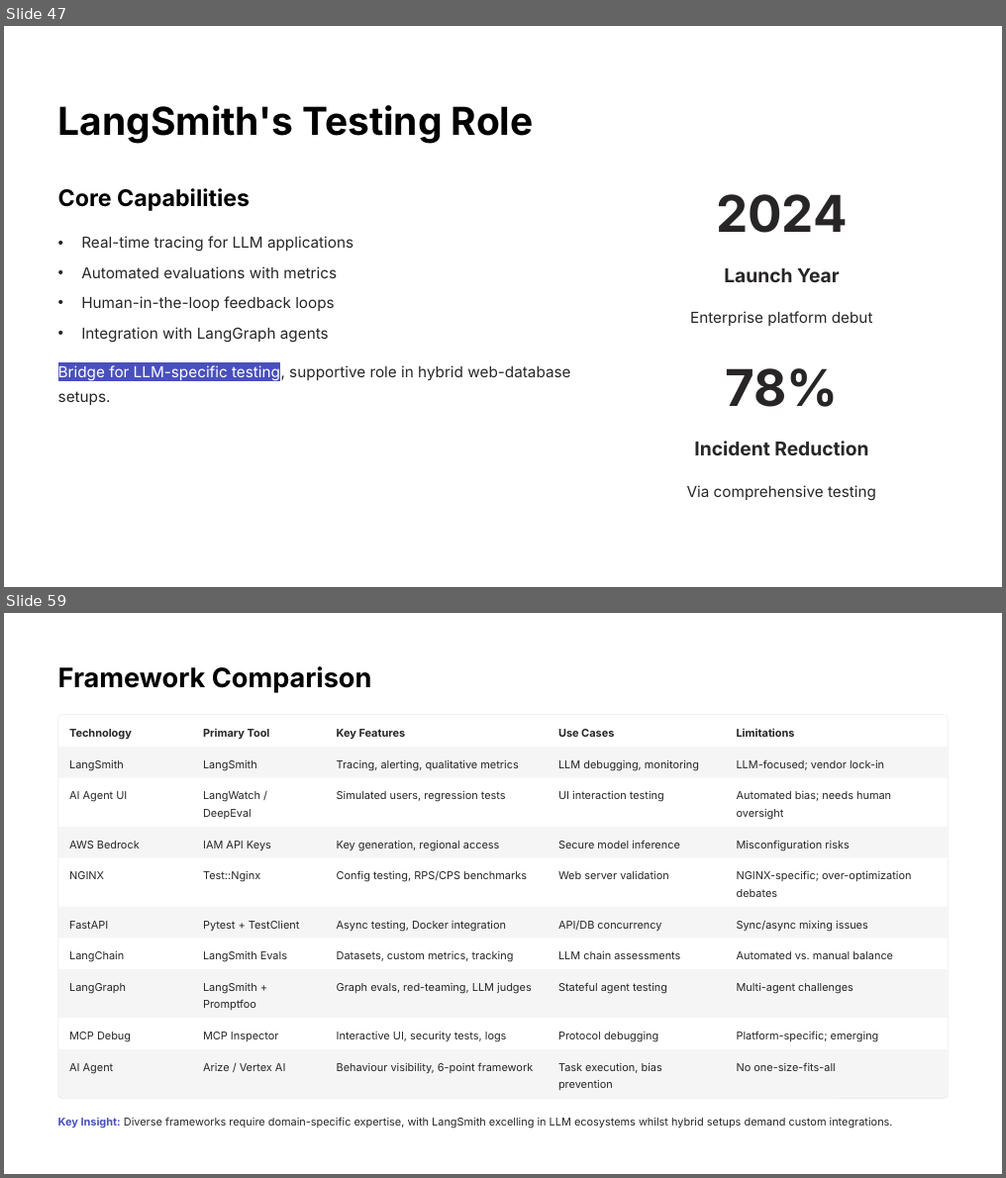
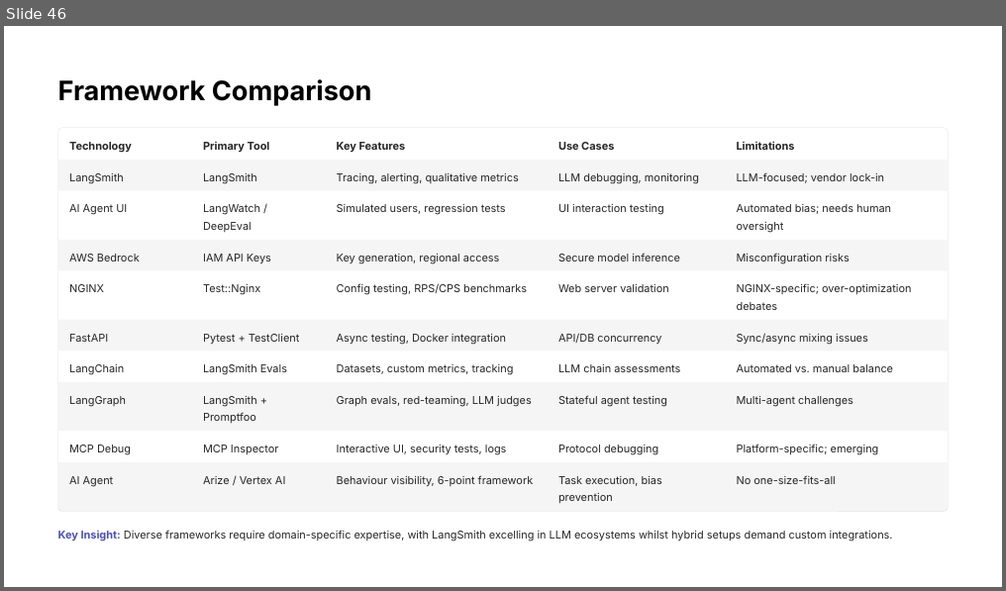
Before and after one commit to enoch-sit/proj01_chatbot_edu, a slide deck: week08/AI Agent Design III LangSmith-and-Evaluation-Frameworks.pptx. Shown one above the other, each under a label of ours: slides 47 and 59 before the commit, slide 46 after it; the slides between them are not shown. The pictures are 1006x1178 and 1006x591 pixels, drawn with LibreOffice and Linux fonts; fonts in the diff are those of the drawing. Boxes give left, top, right and bottom in pixels: in the first picture for what was removed or moved away, otherwise in the second. Text is boxed around its words. In the diff, an @@ line names an element or a change of style, - is before the commit and + after.

```diff
--- a/week08/AI Agent Design III LangSmith-and-Evaluation-Frameworks.pptx
+++ b/week08/AI Agent Design III LangSmith-and-Evaluation-Frameworks.pptx
@@ slide 47 removed at bbox=[4, 26, 1002, 587], background #000000; not listed: 1 template element that a slide beside it also shows @@
@@ text removed at bbox=[58, 105, 534, 144] @@
-LangSmith's Testing Role
@@ text removed at bbox=[58, 188, 250, 211] @@
-Core Capabilities
@@ text removed at bbox=[716, 194, 847, 233] @@
-2024
@@ text removed at bbox=[81, 236, 353, 252] @@
-• Real-time tracing for LLM applications
@@ text removed at bbox=[81, 267, 337, 278] @@
-• Automated evaluations with metrics
@@ text removed at bbox=[724, 269, 840, 282] @@
-Launch Year
@@ text removed at bbox=[81, 296, 334, 311] @@
-• Human-in-the-loop feedback loops
@@ text removed at bbox=[690, 311, 873, 326] @@
-Enterprise platform debut
@@ text removed at bbox=[81, 327, 329, 343] @@
-• Integration with LangGraph agents
@@ text removed at bbox=[58, 365, 570, 405] @@
-Bridge for LLM-specific testing, supportive role in hybrid web-database setups.
@@ text removed at bbox=[725, 369, 838, 407] @@
-78%
@@ text removed at bbox=[694, 441, 868, 456] @@
-Incident Reduction
@@ text removed at bbox=[687, 485, 876, 501] @@
-Via comprehensive testing
@@ what was slide 59 is now slide 46 @@
```
Also in this commit, not shown: 10 slides changed, 1 slide added, 13 other slides removed, 28 other files.
